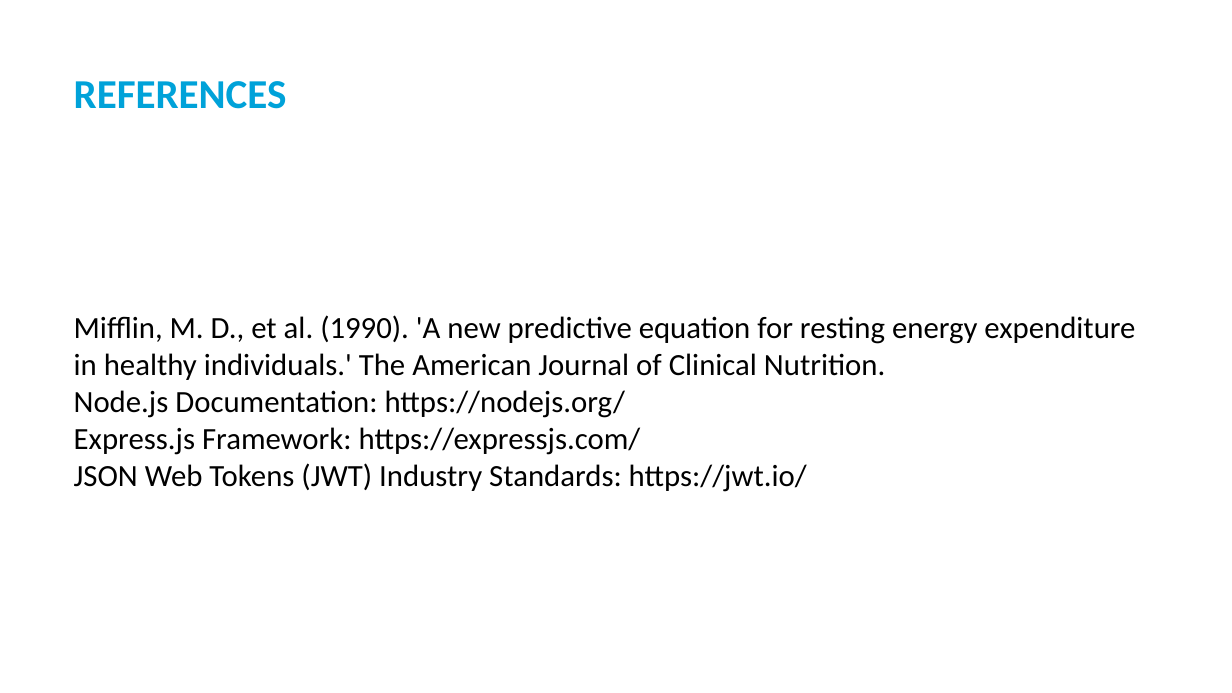
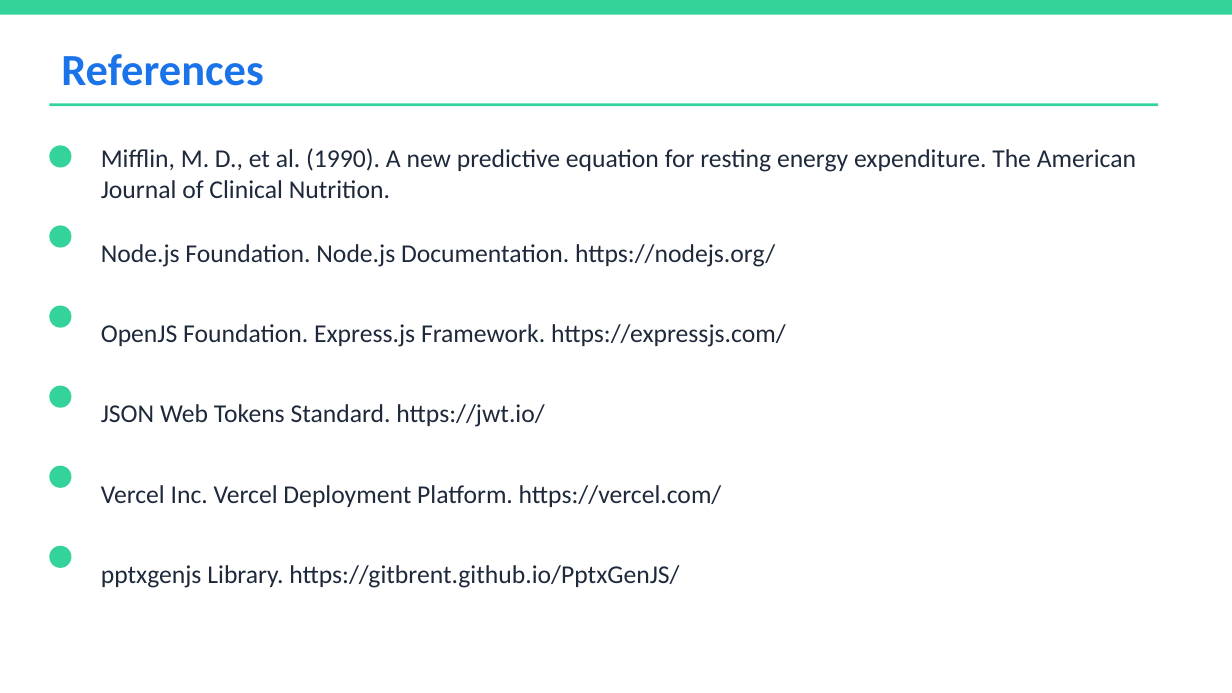
Before and after one commit to adityadhanrajpathak/fitness-planner-ai, a slide deck: slide 11 of Fitness_Planner_AI_Presentation.pptx (slide 10 before the commit). Drawn at 1232x693 pixels with LibreOffice and Linux fonts; fonts in the diff are those of the drawing. Boxes give left, top, right and bottom in pixels: in the first picture for what was removed or moved away, otherwise in the second. Text is boxed around its words. In the diff, an @@ line names an element or a change of style, - is before the commit and + after.

```diff
--- a/Fitness_Planner_AI_Presentation.pptx
+++ b/Fitness_Planner_AI_Presentation.pptx
@@ rectangle added at bbox=[0, 0, 1232, 15], fill #34D399 @@
@@ text at bbox=[61, 54, 263, 86]: text changed; size 24 to 26 pt; text colour #00A2D9 to #1A73E8 @@
-REFERENCES
+References
@@ line added from (49, 105) to (1158, 105), #34D399 1.5 pt @@
@@ ellipse added at bbox=[49, 145, 71, 168], fill #34D399 @@
@@ text at bbox=[101, 148, 1136, 198]: text changed; size 18 to 15 pt; text colour #000000 to #1E293B @@
-• Mifflin, M. D., et al. (1990). 'A new predictive equation for resting energy expenditure in healthy individuals.' The American Journal of Clinical Nutrition.
-  Node.js Documentation: https://nodejs.org/
-  Express.js Framework: https://expressjs.com/
-  JSON Web Tokens (JWT) Industry Standards: https://jwt.io/
+Mifflin, M. D., et al. (1990). A new predictive equation for resting energy expenditure. The American Journal of Clinical Nutrition.
@@ ellipse added at bbox=[49, 225, 71, 248], fill #34D399 @@
@@ text added at bbox=[101, 244, 775, 267], 15 pt, text #1E293B @@
+Node.js Foundation. Node.js Documentation. https://nodejs.org/
@@ ellipse added at bbox=[49, 306, 71, 328], fill #34D399 @@
@@ text added at bbox=[101, 324, 786, 347], 15 pt, text #1E293B @@
+OpenJS Foundation. Express.js Framework. https://expressjs.com/
@@ ellipse added at bbox=[49, 386, 71, 408], fill #34D399 @@
@@ text added at bbox=[101, 404, 544, 427], 15 pt, text #1E293B @@
+JSON Web Tokens Standard. https://jwt.io/
@@ ellipse added at bbox=[49, 466, 71, 488], fill #34D399 @@
@@ text added at bbox=[101, 485, 722, 507], 15 pt, text #1E293B @@
+Vercel Inc. Vercel Deployment Platform. https://vercel.com/
@@ ellipse added at bbox=[49, 546, 71, 568], fill #34D399 @@
@@ text added at bbox=[101, 565, 679, 588], 15 pt, text #1E293B @@
+pptxgenjs Library. https://gitbrent.github.io/PptxGenJS/
```
Also in this commit, not shown: 2 other slides changed, 9 slides added, 8 slides removed, 11 other files.
